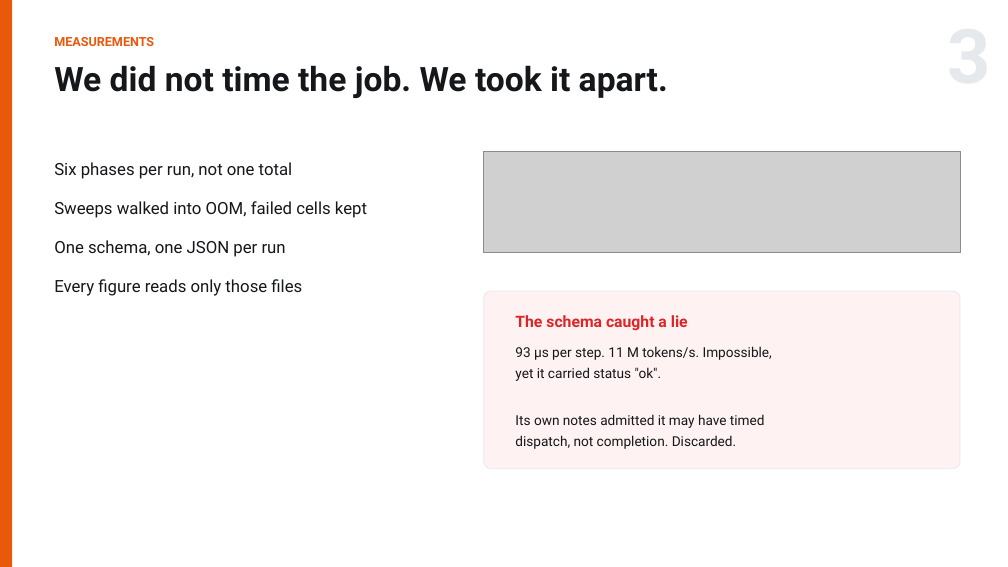
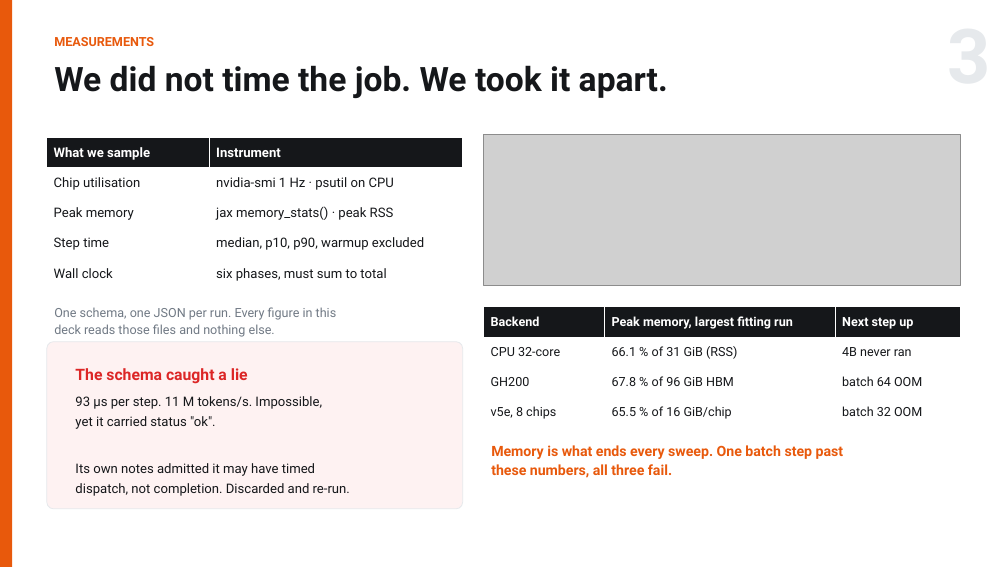
Before and after one commit to RN0L/qwen3-icd10-scaling, a slide deck: slide 3 of slides/ME344_Final_Arnold_Hambuch.pptx. Drawn at 1008x567 pixels with LibreOffice and Linux fonts; fonts in the diff are those of the drawing; grey boxes stand for pictures. Boxes give left, top, right and bottom in pixels: in the first picture for what was removed or moved away, otherwise in the second. Text is boxed around its words. In the diff, an @@ line names an element or a change of style, - is before the commit and + after.

```diff
--- a/slides/ME344_Final_Arnold_Hambuch.pptx
+++ b/slides/ME344_Final_Arnold_Hambuch.pptx
@@ table added at box(47, 138, 463, 289), 5 rows, 2 columns @@
+What we sample | Instrument
+Chip utilisation | nvidia-smi 1 Hz · psutil on CPU
+Peak memory | jax memory_stats() · peak RSS
+Step time | median, p10, p90, warmup excluded
+Wall clock | six phases, must sum to total
@@ picture: place and size @@
-picture at box(484, 151, 960, 253)
+picture at box(484, 135, 960, 286)
@@ text at box(54, 307, 337, 337): text changed; size 16 to 12 pt; text colour #15171A to #717A85 @@
-Six phases per run, not one total
-Sweeps walked into OOM, failed cells kept
-One schema, one JSON per run
-Every figure reads only those files
+One schema, one JSON per run. Every figure in this
+deck reads those files and nothing else.
@@ table added at box(484, 307, 960, 428), 4 rows, 3 columns @@
+Backend | Peak memory, largest fitting run | Next step up
+CPU 32-core | 66.1 % of 31 GiB (RSS) | 4B never ran
+GH200 | 67.8 % of 96 GiB HBM | batch 64 OOM
+v5e, 8 chips | 65.5 % of 16 GiB/chip | batch 32 OOM
@@ rounded rectangle: place and size @@
-rounded rectangle at box(484, 291, 960, 469)
+rounded rectangle at box(47, 342, 463, 509)
@@ text "The schema caught a lie": place and size @@
-text "The schema caught a lie" at box(515, 315, 688, 331)
+text "The schema caught a lie" at box(75, 368, 248, 384)
@@ text "93 µs per step. 11 ...": place and size @@
-text "93 µs per step. 11 ..." at box(515, 346, 772, 449)
+text "93 µs per step. 11 ..." at box(75, 396, 350, 496)
@@ text at box(75, 396, 322, 476): size 13 to 12.5 pt in "93 µs per step. 11 M tokens/s. ...", "yet it carried status "ok".", "Its own notes admitted it may have ..." @@
@@ text added at box(491, 445, 844, 478), 13.5 pt, text #E8590C, bold @@
+Memory is what ends every sweep. One batch step past
+these numbers, all three fail.
@@ text at box(75, 483, 350, 496): text changed; size 13 to 12.5 pt @@
-dispatch, not completion. Discarded.
+dispatch, not completion. Discarded and re-run.
```
Also in this commit, not shown: 4 other slides changed, 11 other files.
